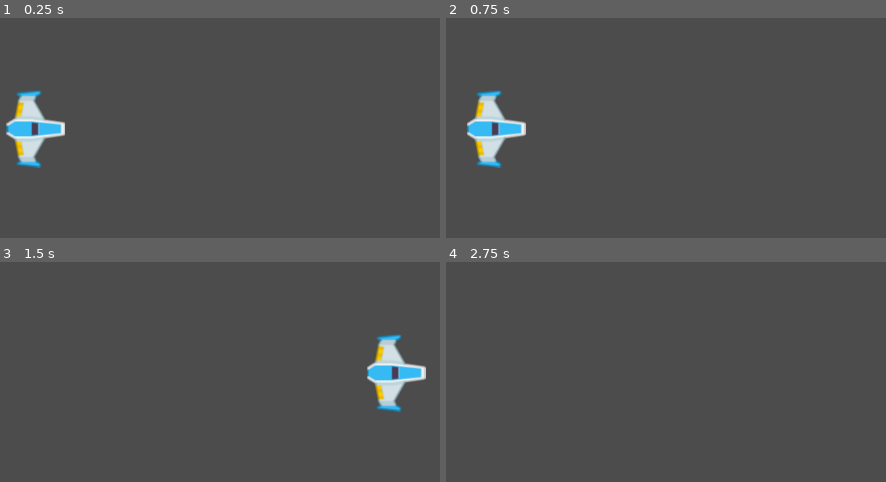
Above: before the commit, frames 1-4 (two rows, left to right).
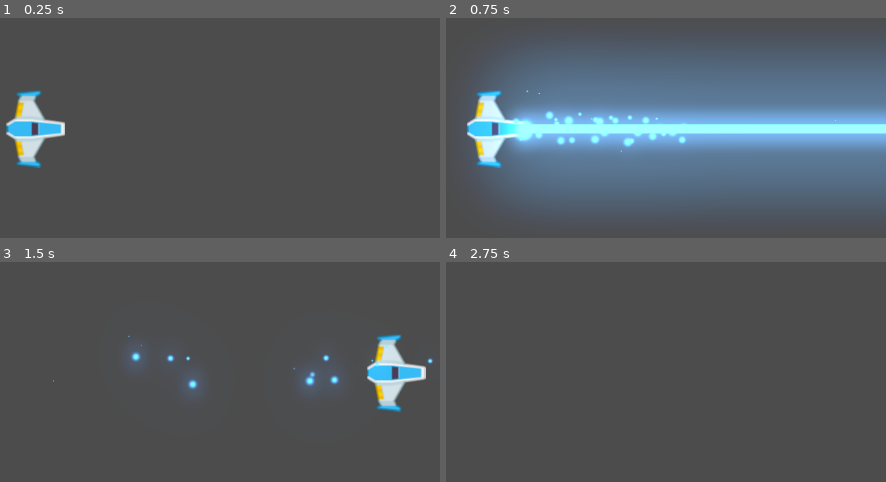
Above: after the commit, the same moments.

Repository: AlenSakeiro/Meteoritos-Juego
Game: Godot game, scene res://Juego/Niveles/NivelTest.tscn
Two runs of this game, one before a commit and one after it. Both use one fixed random seed, a clock stepped at 60 frames per second and the inputs below.
Inputs (mouse positions are in pixels of both pictures, inside the frame that each line leads up to):
- Up to frame 1 (0.25 s): no input
- Up to frame 2 (0.75 s): tap Enter at 0.5 s; move the mouse to (661, 187) at 0.52 s; hold W (mover_adelante) from 0.53 s (still down); hold Right mouse button (disparo_secundario) from 0.53 s (still down)
- Up to frame 3 (1.5 s): move the mouse to (outside the picture) at 1.27 s; release W (mover_adelante) at 1.28 s; release Right mouse button (disparo_secundario) at 1.28 s; hold S (mover_atras) from 1.28 s (still down); click (outside the picture) at 1.35 s
- Up to frame 4 (2.75 s): right-click (outside the picture) at 1.55 s; move the mouse to (564, 350) at 2.02 s; release S (mover_atras) at 2.03 s; hold W (mover_adelante) from 2.03 s (still down); hold Right mouse button (disparo_secundario) from 2.03 s (still down)

The runs differ from the first frame. In frame 2, 69% of the frame differs, in the area x 5-100%, y 11-90%; in frame 3, 1.2%; in frame 4, nothing differs.

Commit message:
Script RayoLaser
Agrergador:
 - Sonido
 - Laser

Diff:
--- a/Juego/Naves/Player/Player.gd
+++ b/Juego/Naves/Player/Player.gd
@@ -15,6 +15,14 @@
 var dir_rotacion:int = 0
 
 ## Metodos
+func _unhandled_input(event: InputEvent) -> void:
+	#DisparoRayo
+	if event.is_action_pressed("disparo_secundario"):
+		laser.set_is_casting(true)
+
+	if event.is_action_released("disparo_secundario"):
+		laser.set_is_casting(false)
+
 func _integrate_forces(_state: Physics2DDirectBodyState) -> void:
 	apply_central_impulse(empuje.rotated(rotation))
 	apply_torque_impulse(dir_rotacion * potencia_rotacion)
--- a/Juego/Niveles/NivelTest.tscn
+++ b/Juego/Niveles/NivelTest.tscn
@@ -1,7 +1,8 @@
-[gd_scene load_steps=3 format=2]
+[gd_scene load_steps=4 format=2]
 
 [ext_resource path="res://Juego/Naves/Player/Player.tscn" type="PackedScene" id=1]
 [ext_resource path="res://Juego/Niveles/Nivel.gd" type="Script" id=2]
+[ext_resource path="res://default_env.tres" type="Environment" id=3]
 
 [node name="NivelTest" type="Node2D"]
 script = ExtResource( 2 )
@@ -12,3 +13,6 @@
 can_sleep = false
 
 [node name="ContenedorProyectiles" type="Node2D" parent="."]
+
+[node name="WorldEnvironment" type="WorldEnvironment" parent="."]
+environment = ExtResource( 3 )
--- a/Juego/Proyectiles/Canion.gd
+++ b/Juego/Proyectiles/Canion.gd
@@ -55,3 +55,4 @@
 
 func _on_TimerEnfriamiento_timeout() -> void:
 	esta_enfriado = true
+	disparo_sfx.stop()
--- a/Juego/Proyectiles/Laser/LaserBeam2D.gd
+++ b/Juego/Proyectiles/Laser/LaserBeam2D.gd
@@ -21,6 +21,7 @@
 onready var casting_particles := $CastingParticles2D
 onready var collision_particles := $CollisionParticles2D
 onready var beam_particles := $BeamParticles2D
+onready var laser_sfx: AudioStreamPlayer2D = $LaserSFX
 
 onready var line_width: float = fill.width
 
@@ -39,10 +40,12 @@
 	is_casting = cast
 
 	if is_casting:
+		laser_sfx.play()
 		cast_to = Vector2.ZERO
 		fill.points[1] = cast_to
 		appear()
 	else:
+		laser_sfx.stop()
 		collision_particles.emitting = false
 		disappear()
 
--- a/Juego/Proyectiles/Laser/LaserBeam2D.tscn
+++ b/Juego/Proyectiles/Laser/LaserBeam2D.tscn
@@ -1,7 +1,8 @@
-[gd_scene load_steps=12 format=2]
+[gd_scene load_steps=13 format=2]
 
 [ext_resource path="res://Juego/Proyectiles/Laser/LaserBeam2D.gd" type="Script" id=1]
 [ext_resource path="res://Juego/Proyectiles/Laser/glowing_circle.png" type="Texture" id=2]
+[ext_resource path="res://Juego/Proyectiles/Laser/LaserSFX.ogg" type="AudioStream" id=3]
 
 [sub_resource type="Gradient" id=1]
 offsets = PoolRealArray( 0.582915, 1 )
@@ -109,3 +110,7 @@
 texture = ExtResource( 2 )
 
 [node name="Tween" type="Tween" parent="."]
+
+[node name="LaserSFX" type="AudioStreamPlayer2D" parent="."]
+stream = ExtResource( 3 )
+bus = "SFX"
--- a/Juego/Proyectiles/Proyectil.tscn
+++ b/Juego/Proyectiles/Proyectil.tscn
@@ -5,12 +5,13 @@
 
 [sub_resource type="CapsuleShape2D" id=1]
 radius = 7.0
-height = 32.0
+height = 28.0
 
 [node name="Proyectil" type="Area2D"]
 script = ExtResource( 2 )
 
 [node name="Sprite" type="Sprite" parent="."]
+modulate = Color( 2, 2.65, 2.67, 0.44 )
 rotation = 1.5708
 scale = Vector2( 1.5, 1.2 )
 texture = ExtResource( 1 )
@@ -20,6 +21,7 @@
 shape = SubResource( 1 )
 
 [node name="VisibilityNotifier2D" type="VisibilityNotifier2D" parent="."]
-scale = Vector2( 2.1, 0.5 )
+modulate = Color( 1, 0.0352941, 0.0352941, 1 )
+scale = Vector2( 1.9, 0.4 )
 
 [connection signal="screen_exited" from="VisibilityNotifier2D" to="." method="_on_VisibilityNotifier2D_screen_exited"]
--- a/default_env.tres
+++ b/default_env.tres
@@ -3,5 +3,9 @@
 [sub_resource type="ProceduralSky" id=1]
 
 [resource]
-background_mode = 2
+background_mode = 4
 background_sky = SubResource( 1 )
+glow_enabled = true
+glow_intensity = 0.6
+glow_blend_mode = 0
+glow_bicubic_upscale = true
Not shown, added: Juego/Proyectiles/Laser/LaserSFX.ogg.import
Not shown, added: Juego/Proyectiles/Laser/LaserSFX.ogg
